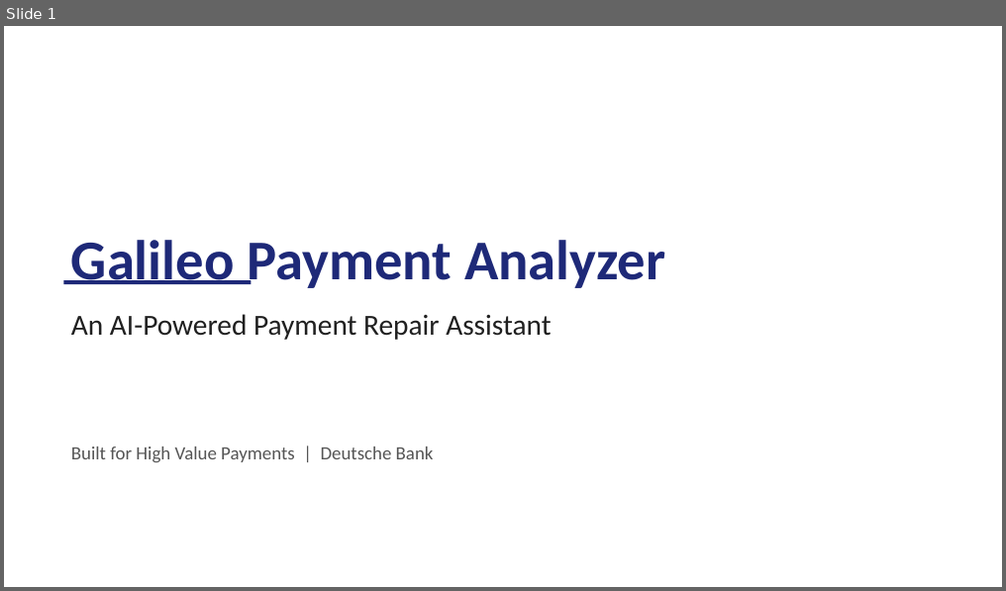
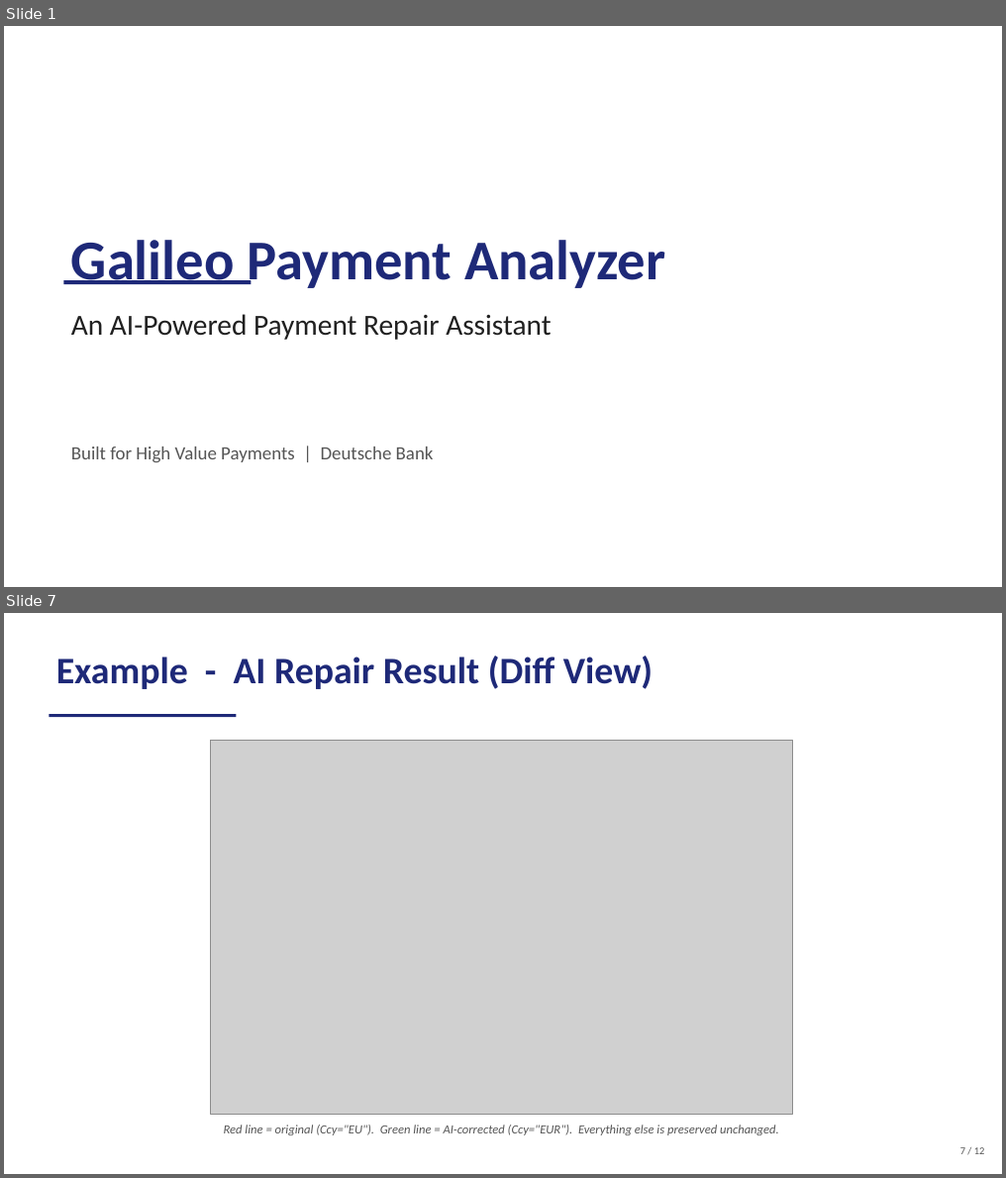
Before and after one commit to AdamJirari/Bank-Game, a slide deck: Galileo_Payment_Analyzer.pptx. Shown one above the other, each under a label of ours: slide 1 before the commit, slides 1 and 7 after it; the slides between them are not shown. The pictures are 1006x591 and 1006x1178 pixels, drawn with LibreOffice and Linux fonts; fonts in the diff are those of the drawing; grey boxes stand for pictures. Boxes give left, top, right and bottom in pixels: in the first picture for what was removed or moved away, otherwise in the second. Text is boxed around its words. In the diff, an @@ line names an element or a change of style, - is before the commit and + after.

```diff
--- a/Galileo_Payment_Analyzer.pptx
+++ b/Galileo_Payment_Analyzer.pptx
@@ slide 7 added at (4,613,1002,1174), background #FFFFFF @@
@@ text added at (56,656,652,689), 36 pt, text #1E2978, bold @@
+Example - AI Repair Result (Diff View)
@@ rectangle added at (49,714,236,717), fill #1E2978 @@
@@ picture added at (211,741,793,1115) @@
@@ text added at (224,1125,779,1136), 12 pt, text #555555, italic @@
+Red line = original (Ccy="EU"). Green line = AI-corrected (Ccy="EUR"). Everything else is preserved unchanged.
@@ text added at (960,1148,985,1155), 10 pt, text #555555 @@
+7 / 12
```
Also in this commit, not shown: 7 slides changed, 3 other slides added.
